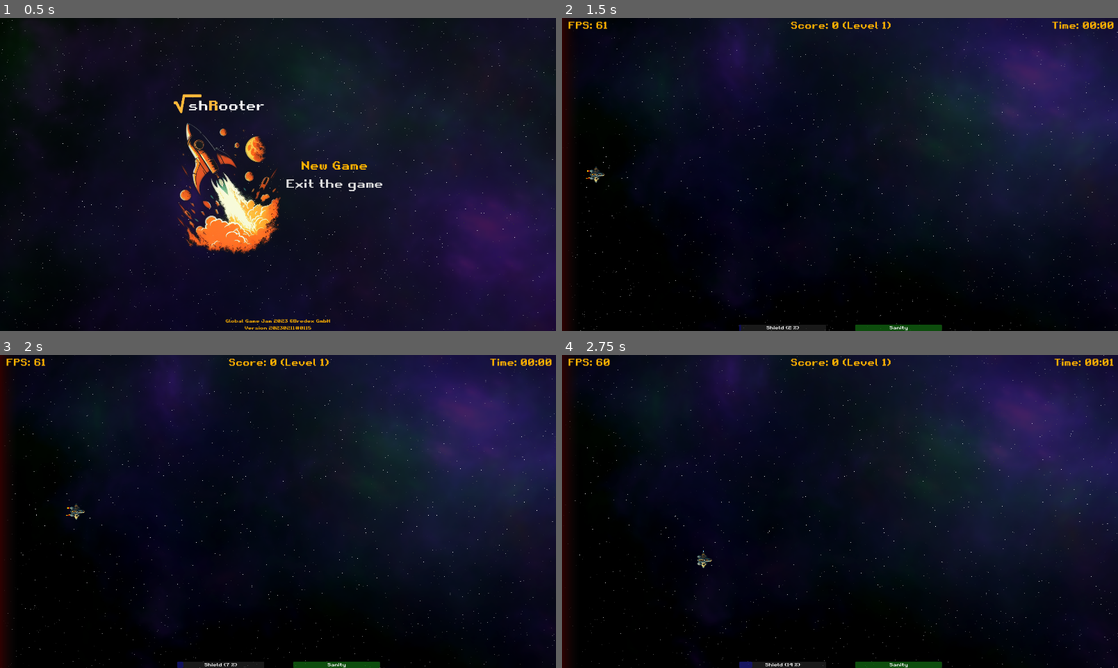
Above: before the commit, frames 1-4 (two rows, left to right).
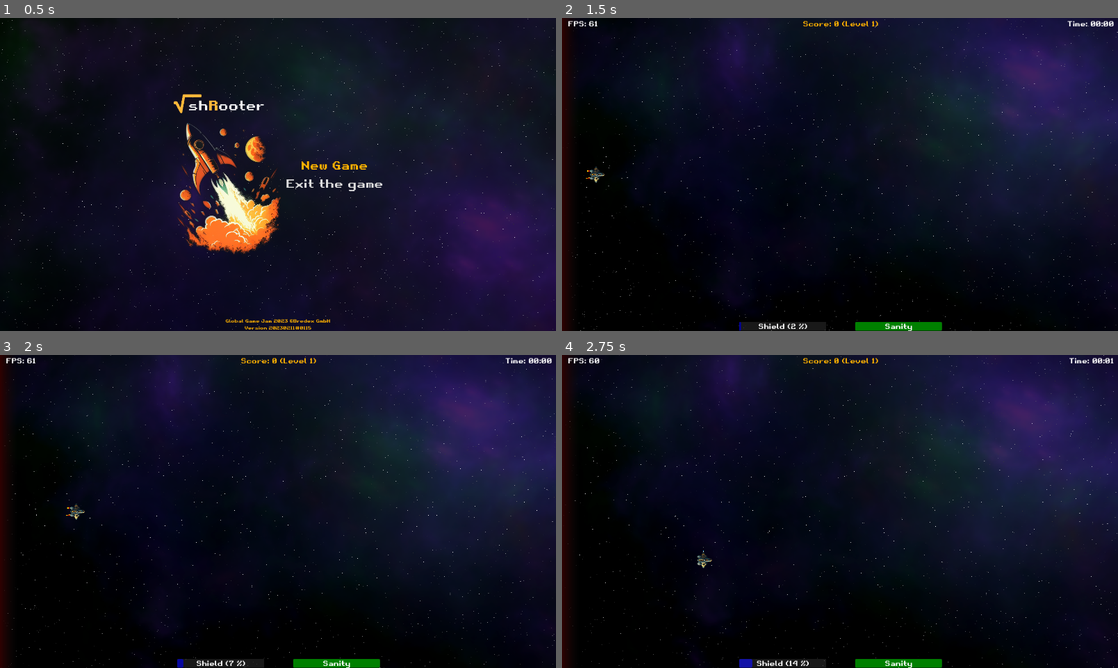
Above: after the commit, the same moments.

Repository: gingerr/ggj-2023-roots-one
Game: Godot game, scene res://pregame/MainMenu.tscn
Same seed, same stepped clock (60 frames per second), same inputs: the game is played once before the commit and once after it.
Inputs (mouse positions are in pixels of both pictures, inside the frame that each line leads up to):
- Up to frame 1 (0.5 s): no input
- Up to frame 2 (1.5 s): click "New Game" at 0.5 s; tap Enter (ui_accept) at 1.25 s; move the mouse to (962, 158) at 1.27 s; hold Right (ui_right) from 1.28 s (still down)
- Up to frame 3 (2 s): keep holding Right (ui_right); tap Enter (ui_accept) at 1.52 s
- Up to frame 4 (2.75 s): move the mouse to (728, 527) at 2.02 s; release Right (ui_right) at 2.03 s; hold Down (ui_down) from 2.03 s (still down); tap Enter (ui_accept) at 2.27 s

Frame 1 is identical in both runs. In frame 2, 1.2% of the frame differs, in the area x 1-100%, y 0-100%; in frame 3, 1.2%; in frame 4, 1.3%.

Commit message:
makes use of theming

Diff:
--- a/asteroid/EnemyRoot.tscn
+++ b/asteroid/EnemyRoot.tscn
@@ -21,6 +21,9 @@
 offset_top = -7.05882
 offset_right = 17.1765
 offset_bottom = 8.94118
+theme_override_colors/font_outline_color = Color(0, 0, 0, 1)
+theme_override_constants/outline_size = 1
+theme_override_font_sizes/font_size = 16
 text = "196"
 
 [node name="RootSprite" type="Sprite2D" parent="."]
--- a/game/GameOver.gd
+++ b/game/GameOver.gd
@@ -7,7 +7,6 @@
 func _ready():
 	Input.set_mouse_mode(Input.MOUSE_MODE_VISIBLE)
 	$AudioStreamPlayer.play()
-	Utils.default_font_color(%Title)
 	%Score.text = "Your score:\n" + str(score) + " points"
 	%Time.text = "Your time:\n" + time
 
--- a/game/GameOver.tscn
+++ b/game/GameOver.tscn
@@ -1,8 +1,7 @@
-[gd_scene load_steps=4 format=3 uid="uid://bs5hstdqrgvs2"]
+[gd_scene load_steps=3 format=3 uid="uid://bs5hstdqrgvs2"]
 
 [ext_resource type="Script" path="res://game/GameOver.gd" id="1_ac1yu"]
 [ext_resource type="AudioStream" uid="uid://7uinsg8nl7wg" path="res://game/res/failure-4-with-gong-69906.mp3" id="2_q87bv"]
-[ext_resource type="FontFile" uid="uid://cmu3u3xa3sj0r" path="res://resources/retro-gaming.ttf" id="3_rrmpf"]
 
 [node name="GameOver" type="CanvasLayer"]
 process_mode = 3
@@ -35,9 +34,8 @@
 alignment = 1
 
 [node name="Title" type="Label" parent="CenterContainer/VBoxContainer"]
-unique_name_in_owner = true
 layout_mode = 2
-theme_override_fonts/font = ExtResource("3_rrmpf")
+theme_type_variation = &"LabelOrange"
 theme_override_font_sizes/font_size = 40
 text = "Game Over
 "
@@ -47,8 +45,6 @@
 [node name="Score" type="Label" parent="CenterContainer/VBoxContainer"]
 unique_name_in_owner = true
 layout_mode = 2
-theme_override_fonts/font = ExtResource("3_rrmpf")
-theme_override_font_sizes/font_size = 24
 text = "Your Score:
 123"
 horizontal_alignment = 1
@@ -57,8 +53,6 @@
 [node name="Time" type="Label" parent="CenterContainer/VBoxContainer"]
 unique_name_in_owner = true
 layout_mode = 2
-theme_override_fonts/font = ExtResource("3_rrmpf")
-theme_override_font_sizes/font_size = 24
 text = "Your Time:
 12:34"
 horizontal_alignment = 1
@@ -67,8 +61,6 @@
 [node name="Countdown" type="Label" parent="CenterContainer/VBoxContainer"]
 unique_name_in_owner = true
 layout_mode = 2
-theme_override_fonts/font = ExtResource("3_rrmpf")
-theme_override_font_sizes/font_size = 24
 text = "Countdown"
 horizontal_alignment = 1
 vertical_alignment = 1
--- a/game/HUD.gd
+++ b/game/HUD.gd
@@ -11,16 +11,8 @@
 
 func _ready():
 	setTopBottomHeight()
-	Utils.default_font_color(%Fps)
-	Utils.default_font_color(%Score)
-	Utils.default_font_color(%Time)
-
-	var bar_shield: ProgressBar = %ShieldBar
-	bar_shield.get("theme_override_styles/background").bg_color = Color (0.2, 0.2, 0.2, 0.5)
-	bar_shield.max_value = 100
-
-	var bar_sanity: ProgressBar = %SanityBar
-	bar_sanity.get("theme_override_styles/background").bg_color = Color (0.2, 0.2, 0.2, 0.5)
+	%ShieldBar.get("theme_override_styles/background").bg_color = Color (0.2, 0.2, 0.2, 0.5)
+	%SanityBar.get("theme_override_styles/background").bg_color = Color (0.2, 0.2, 0.2, 0.5)
 
 func _process(delta: float):
 	time += delta
@@ -53,16 +45,14 @@
 	%Score.set_text('Score: ' + str(score) + ' (Level ' + str(level) + ')')
 	%Time.set_text('Time: ' + getTimeString())
 
-	var bar_sanity: ProgressBar = %SanityBar
-	bar_sanity.max_value = max(maxHealth, 1)
-	bar_sanity.value = health
+	%SanityBar.max_value = max(maxHealth, 1)
+	%SanityBar.value = health
 	var percentage_health = float(health) / float(max(maxHealth, 1))
-	bar_sanity.get("theme_override_styles/fill").bg_color = Color (0.5 - percentage_health, 0.5 * percentage_health, 0, 0.5)
+	%SanityBar.get("theme_override_styles/fill").bg_color = Color (0.5 - percentage_health, 0.5 * percentage_health, 0, 1)
 
-	var bar_shield: ProgressBar = %ShieldBar
 	var percentage_shield = float(shield) / 100.0
-	bar_shield.get("theme_override_styles/fill").bg_color = Color (0.5 * percentage_shield, 0.5 * percentage_shield, 0.6 + 0.4 * percentage_shield, 0.5)
-	bar_shield.value = shield
+	%ShieldBar.get("theme_override_styles/fill").bg_color = Color (0.5 * percentage_shield, 0.5 * percentage_shield, 0.6 + 0.4 * percentage_shield, 1)
+	%ShieldBar.value = shield
 
 	if shield == 100.0:
 		%ShieldLabel.text = "Shield (ready)"
--- a/game/HUD.tscn
+++ b/game/HUD.tscn
@@ -1,5 +1,6 @@
-[gd_scene load_steps=6 format=3 uid="uid://cp6exhklqnla7"]
+[gd_scene load_steps=7 format=3 uid="uid://cp6exhklqnla7"]
 
+[ext_resource type="Theme" uid="uid://xx57pj6g4bm2" path="res://global_theme.tres" id="2_ydggu"]
 [ext_resource type="Script" path="res://game/HUD.gd" id="3"]
 
 [sub_resource type="StyleBoxFlat" id="StyleBoxFlat_8xd2c"]
@@ -54,21 +55,22 @@
 unique_name_in_owner = true
 layout_mode = 2
 size_flags_horizontal = 3
-theme_override_font_sizes/font_size = 32
+theme = ExtResource("2_ydggu")
 text = "FPS"
 
 [node name="Score" type="Label" parent="MainContainer/VBoxContainer/Top"]
 unique_name_in_owner = true
 layout_mode = 2
 size_flags_horizontal = 6
-theme_override_font_sizes/font_size = 32
+theme = ExtResource("2_ydggu")
+theme_type_variation = &"LabelOrange"
 text = "Score"
 
 [node name="Time" type="Label" parent="MainContainer/VBoxContainer/Top"]
 unique_name_in_owner = true
 layout_mode = 2
 size_flags_horizontal = 10
-theme_override_font_sizes/font_size = 32
+theme = ExtResource("2_ydggu")
 text = "Time"
 
 [node name="Middle" type="HBoxContainer" parent="MainContainer/VBoxContainer"]
@@ -90,7 +92,7 @@
 
 [node name="ShieldBar" type="ProgressBar" parent="MainContainer/VBoxContainer/Bottom/Shield"]
 unique_name_in_owner = true
-custom_minimum_size = Vector2(300, 22)
+custom_minimum_size = Vector2(300, 30)
 layout_mode = 2
 size_flags_vertical = 3
 theme_override_constants/outline_size = 1
@@ -104,7 +106,6 @@
 [node name="ShieldLabel" type="Label" parent="MainContainer/VBoxContainer/Bottom/Shield"]
 unique_name_in_owner = true
 layout_mode = 2
-theme_override_font_sizes/font_size = 16
 text = "Shield"
 
 [node name="Sanity" type="CenterContainer" parent="MainContainer/VBoxContainer/Bottom"]
@@ -113,7 +114,7 @@
 
 [node name="SanityBar" type="ProgressBar" parent="MainContainer/VBoxContainer/Bottom/Sanity"]
 unique_name_in_owner = true
-custom_minimum_size = Vector2(300, 22)
+custom_minimum_size = Vector2(300, 30)
 layout_mode = 2
 size_flags_vertical = 3
 theme_override_constants/outline_size = 1
@@ -127,5 +128,4 @@
 [node name="SanityLabel" type="Label" parent="MainContainer/VBoxContainer/Bottom/Sanity"]
 unique_name_in_owner = true
 layout_mode = 2
-theme_override_font_sizes/font_size = 16
 text = "Sanity"
--- a/game/PauseScreen.gd
+++ b/game/PauseScreen.gd
@@ -1,7 +1,4 @@
 extends CanvasLayer
-
-func _ready():
-	Utils.default_font_color(%Label)
 
 func _unhandled_input(event: InputEvent):
 	if self.visible && event.get('pressed'):
--- a/game/PauseScreen.tscn
+++ b/game/PauseScreen.tscn
@@ -1,7 +1,7 @@
 [gd_scene load_steps=3 format=3 uid="uid://djvjaqnanlei6"]
 
 [ext_resource type="Script" path="res://game/PauseScreen.gd" id="2"]
-[ext_resource type="FontFile" uid="uid://cmu3u3xa3sj0r" path="res://resources/retro-gaming.ttf" id="2_51nfg"]
+[ext_resource type="Theme" uid="uid://xx57pj6g4bm2" path="res://global_theme.tres" id="2_ea2db"]
 
 [node name="CanvasLayer" type="CanvasLayer"]
 script = ExtResource("2")
@@ -25,11 +25,11 @@
 theme_override_constants/margin_bottom = 10
 
 [node name="Label" type="Label" parent="CenterContainer/PanelContainer/MarginContainer"]
-unique_name_in_owner = true
 layout_mode = 2
 size_flags_horizontal = 3
 size_flags_vertical = 7
-theme_override_fonts/font = ExtResource("2_51nfg")
+theme = ExtResource("2_ea2db")
+theme_type_variation = &"LabelOrange"
 theme_override_font_sizes/font_size = 40
 text = "Game paused
 
--- a/global_theme.tres
+++ b/global_theme.tres
@@ -1,8 +1,14 @@
-[gd_resource type="Theme" load_steps=2 format=3 uid="uid://xx57pj6g4bm2"]
+[gd_resource type="Theme" load_steps=3 format=3 uid="uid://xx57pj6g4bm2"]
+
+[ext_resource type="FontFile" uid="uid://cmu3u3xa3sj0r" path="res://resources/retro-gaming.ttf" id="1_48rnp"]
 
 [sub_resource type="StyleBoxEmpty" id="StyleBoxEmpty_bpg1l"]
 
 [resource]
+default_font = ExtResource("1_48rnp")
+default_font_size = 24
 Button/colors/font_focus_color = Color(1, 0.698039, 0, 1)
 Button/colors/font_hover_color = Color(1, 0.698039, 0, 1)
 Button/styles/focus = SubResource("StyleBoxEmpty_bpg1l")
+LabelOrange/base_type = &"Label"
+LabelOrange/colors/font_color = Color(1, 0.698039, 0, 1)
--- a/pregame/Intro.gd
+++ b/pregame/Intro.gd
@@ -1,8 +1,7 @@
 extends Node
 
 func _ready():
-	var text = load_text_file('res://pregame/res/story.tres')
-	Utils.default_font_color(%Label)
+	var text = Utils.load_text_file('res://pregame/res/story.tres')
 	%Label.set_text(text)
 
 func _unhandled_input(event: InputEvent):
--- a/pregame/Intro.tscn
+++ b/pregame/Intro.tscn
@@ -46,7 +46,7 @@
 layout_direction = 2
 layout_mode = 2
 size_flags_vertical = 3
-theme_override_font_sizes/font_size = 24
+theme_type_variation = &"LabelOrange"
 text = "A long time ago in a galaxy far away ..."
 horizontal_alignment = 1
 vertical_alignment = 1
--- a/pregame/MainMenu.tscn
+++ b/pregame/MainMenu.tscn
@@ -48,7 +48,6 @@
 unique_name_in_owner = true
 layout_mode = 2
 mouse_default_cursor_shape = 2
-theme = ExtResource("4_ji7ok")
 theme_override_font_sizes/font_size = 40
 text = "New Game"
 flat = true
@@ -122,8 +121,8 @@
 [node name="copyright" type="Label" parent="VBoxContainer"]
 layout_mode = 2
 size_flags_vertical = 8
-theme_override_colors/font_color = Color(1, 0.698039, 0, 1)
-theme_override_fonts/font = ExtResource("4_5od04")
+theme_type_variation = &"LabelOrange"
+theme_override_font_sizes/font_size = 16
 text = "Global Game Jam 2023 @Bredex GmbH
 Version 20230211#0115"
 horizontal_alignment = 1
--- a/util/Utils.gd
+++ b/util/Utils.gd
@@ -6,13 +6,11 @@
 		return true
 	return false
 
-static func default_font_color(label : Label):
-	label.set("theme_override_colors/font_color", Color(1,0.7,0.0))
+static func load_text_file(path):
+	var file = FileAccess.open(path, FileAccess.READ)
+	if file.get_error() != OK:
+		printerr("Could not open file, error code ", file.get_error())
+		return ""
 
-static func button_selected(label : Button):
-	label.set("theme_override_colors/font_color", Color(1.0,0.7,0.0))
-	label.set("theme_override_colors/font_hover_color", Color(1.0,0.7,0.0))
-
-static func button_not_selected(label : Button):
-	label.set("theme_override_colors/font_color", Color(1,1,1))
-	label.set("theme_override_colors/font_hover_color", Color(1,1,1))
+	var stext = file.get_as_text()
+	return stext
